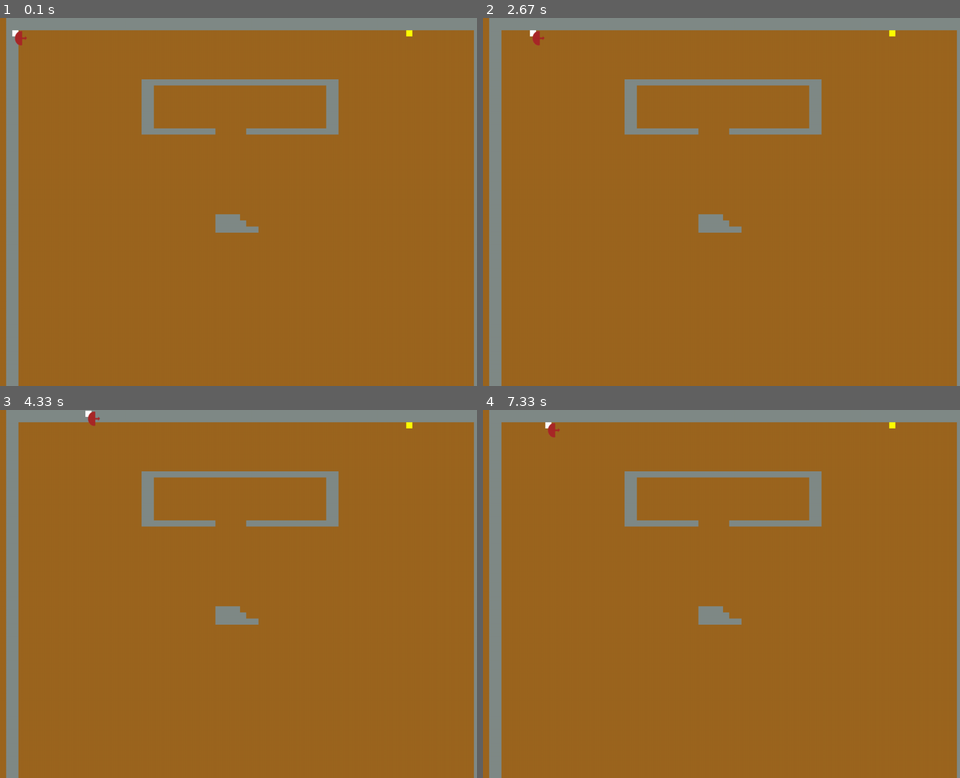
Above: before the commit, frames 1-4 (two rows, left to right).
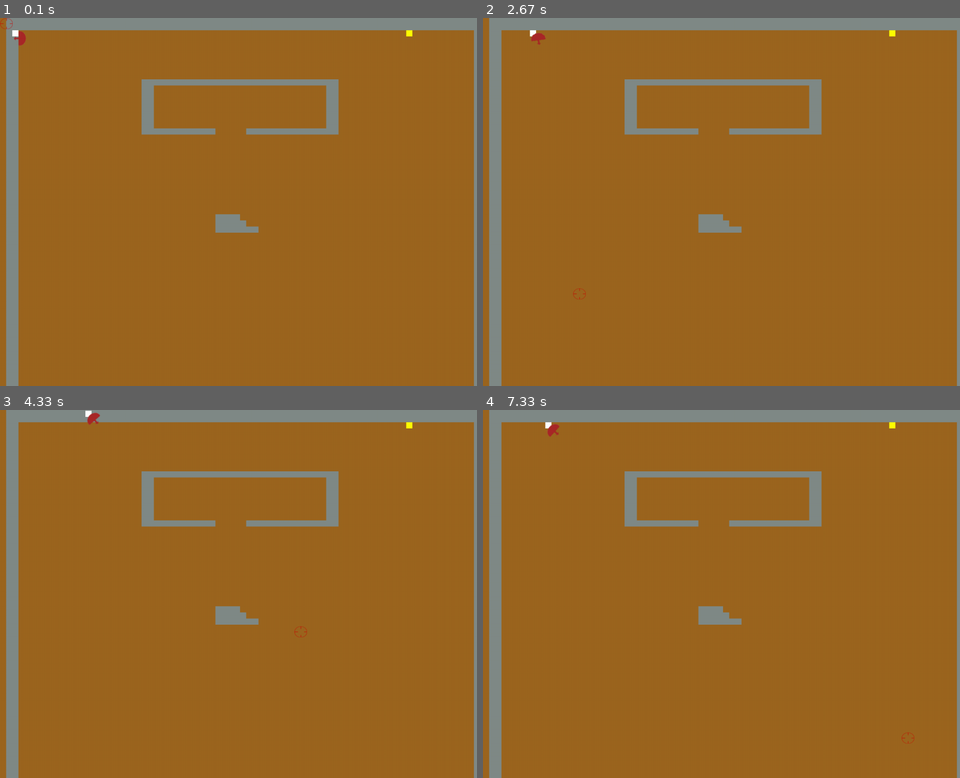
Above: after the commit, the same moments.

Repository: Exodus111/Infinite-Adventure
Game: pygame game, started from Inf_Adv.py
Same seed, same stepped clock (60 frames per second), same inputs: the game is played once before the commit and once after it.
Inputs (mouse positions are in pixels of both pictures, inside the frame that each line leads up to):
- Up to frame 1 (0.1 s): no input
- Up to frame 2 (2.67 s): hold Right 0.33-0.8 s; move the mouse to (702, 216) at 0.37 s; hold Up 0.83-1.13 s; move the mouse to (874, 190) at 0.87 s; hold Right 1.17-1.63 s; move the mouse to (726, 227) at 1.2 s; hold Left 1.67-2.2 s; move the mouse to (607, 205) at 1.7 s; hold Down 2.23-2.53 s; move the mouse to (769, 282) at 2.27 s; hold Left from 2.57 s (still down); move the mouse to (573, 286) at 2.6 s
- Up to frame 3 (4.33 s): release Left at 2.97 s; hold Up 3-3.37 s; move the mouse to (310, 465) at 3.03 s; hold Right 3.4-4.03 s; move the mouse to (414, 722) at 3.43 s; hold Down from 4.07 s (still down); move the mouse to (295, 627) at 4.1 s
- Up to frame 4 (7.33 s): release Down at 4.43 s; hold Left 4.47-4.93 s; move the mouse to (731, 468) at 4.5 s; hold Right 4.97-5.43 s; move the mouse to (607, 520) at 5 s; hold Up 5.47-5.77 s; move the mouse to (549, 582) at 5.5 s; hold Right 5.8-6.27 s; move the mouse to (697, 689) at 5.83 s; hold Left 6.3-6.83 s; move the mouse to (721, 638) at 6.33 s; hold Down 6.87-7.17 s; move the mouse to (707, 531) at 6.9 s; hold Left from 7.2 s (still down); move the mouse to (902, 733) at 7.23 s

The runs differ from the first frame. In frame 1, less than 0.1% of the frame differs, in the area x 0-6%, y 0-8%; in frame 2, less than 0.1%; in frame 3, less than 0.1%, in the area x 18-65%, y 0-62%; in frame 4, less than 0.1%.

Commit message:
Added smooth rotation.

Diff:
--- a/Inf_Adv.py
+++ b/Inf_Adv.py
@@ -19,9 +19,13 @@
         level1 = [line.strip() for line in open('level_1.txt')]
         self.walls, self.end_rect = self.draw_map(level1, 16, 16)
 
+        self.mouse_image = pygame.image.load("Red_Sights.png")
+        self.mouse_pos = (0, 0)
+
         self.player_rect = pygame.Rect(32, 32, 16, 16)
         self.player_image = pygame.image.load("Arrow_cursor.png")
         self.player_moveUp, self.player_moveLeft, self.player_moveDown, self.player_moveRight = False, False, False, False
+        self.player_rot = 90
 
     def update(self):
         if self.player_moveUp == True:
@@ -33,6 +37,8 @@
         if self.player_moveRight == True:
             self.player_rect.x += 5
 
+        self.playerimg = self.rotate_image(self.player_image, (self.player_rot + 90))
+
 
     def draw(self):
         self.screen.fill(self.brickColor)
@@ -41,7 +47,8 @@
         pygame.draw.rect(self.screen, (self.yellowColor), self.end_rect)
 
         pygame.draw.rect(self.screen, (255, 255, 255), self.player_rect )
-        self.screen.blit(self.player_image, (self.player_rect.x, self.player_rect.y))
+        self.screen.blit(self.playerimg, (self.player_rect.x, self.player_rect.y))
+        self.screen.blit(self.mouse_image, self.mouse_pos)
 
 
     def key_down(self, key):
@@ -72,7 +79,8 @@
         pass
 
     def mouse_motion(self, buttons, pos, rel):
-        pass
+        self.mouse_pos = pos
+        self.player_rot = self.rotate((self.player_rect.x, self.player_rect.y), self.mouse_pos)
 
 
 
--- a/Mainloop.py
+++ b/Mainloop.py
@@ -15,6 +15,7 @@
     def __init__(self, size=(640, 480), fill=(255, 255, 255)):
         os.environ["SDL_VIDEO_CENTERED"] = "1"
         pygame.init()
+        pygame.mouse.set_visible(False)
         self.screen = pygame.display.set_mode(size)
         self.screen.fill(fill)
         self.clock = pygame.time.Clock()
@@ -57,6 +58,13 @@
         angle = (angle) % 360
         return angle
 
+    def rotate_image(self, image, angle):
+        img_rect = image.get_rect()
+        img_rotd = pygame.transform.rotate(image, angle)
+        img_rect.center = img_rotd.get_rect().center
+        img_rotd = img_rotd.subsurface(img_rect).copy()
+        return img_rotd
+
 # This function is also run in the mainloop, lots of code will go here, but mostly in child classes.
     def update(self):
         pass
